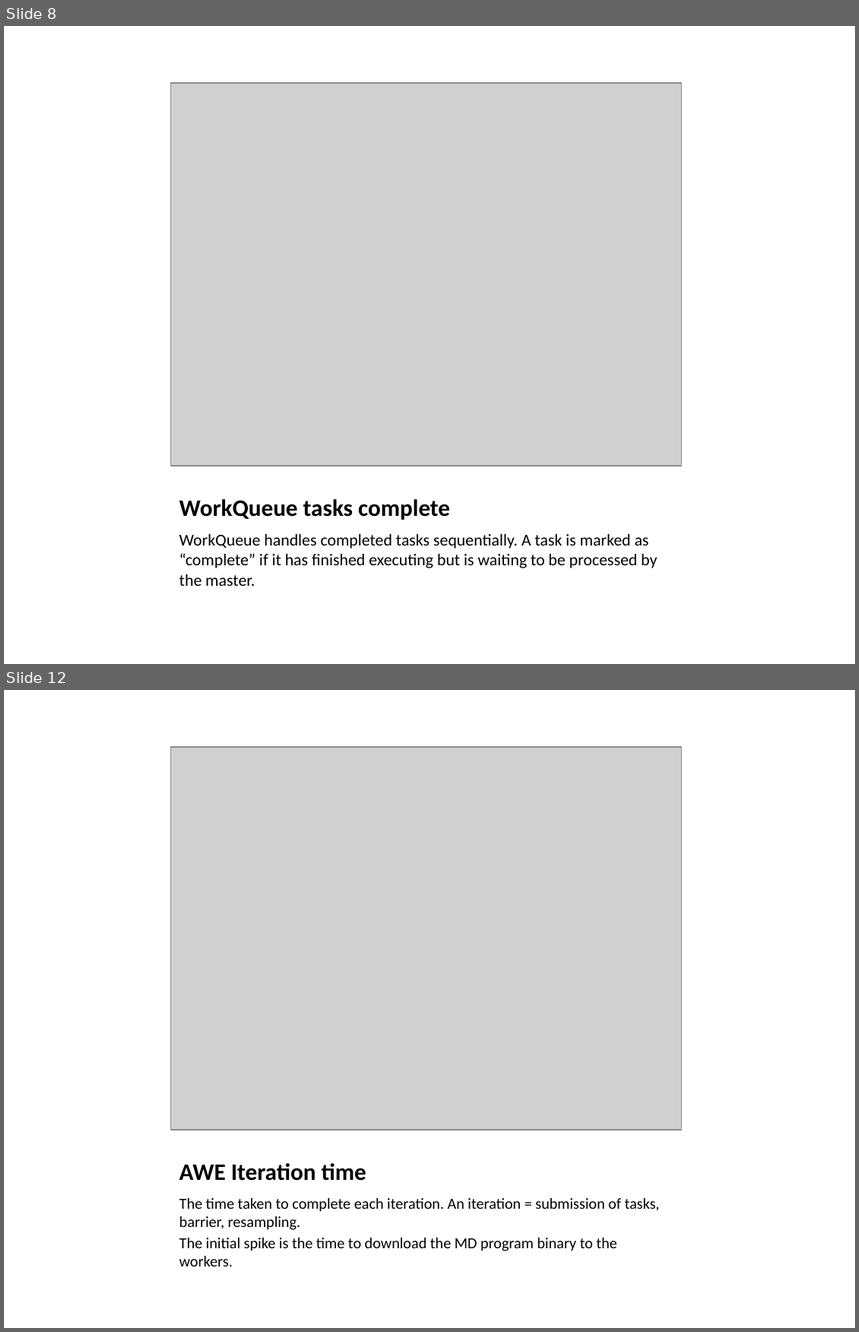
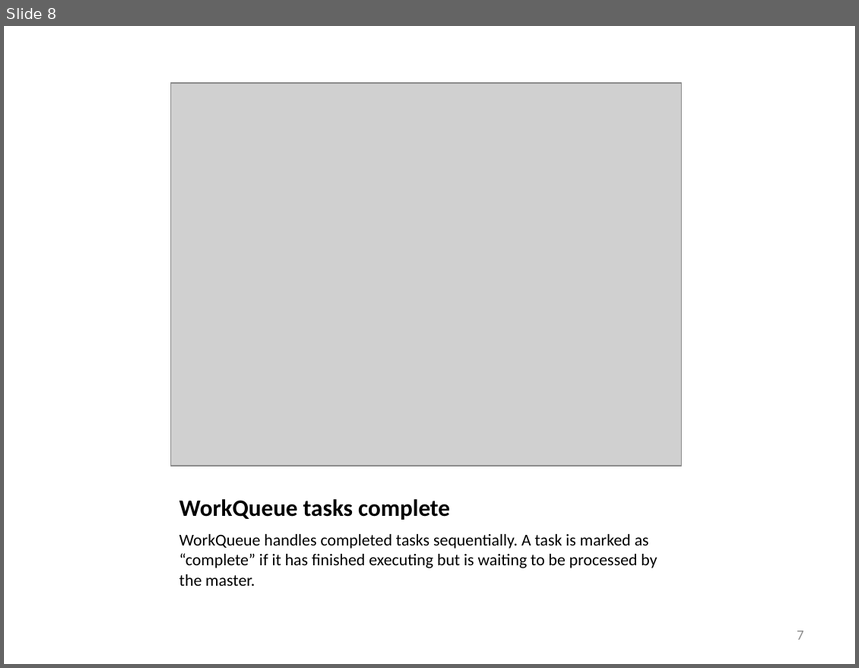
Before and after one commit to cooperative-computing-lab/awe, a slide deck: stats.has-plots/summary.pptx. Shown one above the other, each under a label of ours: slides 8 and 12 before the commit, slide 8 after it; the slides between them are not shown. The pictures are 859x1332 and 859x668 pixels, drawn with LibreOffice and Linux fonts; fonts in the diff are those of the drawing; grey boxes stand for pictures. Boxes give left, top, right and bottom in pixels: in the first picture for what was removed or moved away, otherwise in the second. Text is boxed around its words. In the diff, an @@ line names an element or a change of style, - is before the commit and + after.

```diff
--- a/stats.has-plots/summary.pptx
+++ b/stats.has-plots/summary.pptx
@@ slide 12 removed at bbox=[4, 690, 855, 1328], background #FFFFFF @@
@@ picture removed at bbox=[171, 747, 682, 1130] @@
@@ title removed at bbox=[180, 1163, 367, 1181] @@
-AWE Iteration time
@@ text removed at bbox=[180, 1198, 660, 1267] @@
-The time taken to complete each iteration. An iteration = submission of tasks, barrier, resampling.
-The initial spike is the time to download the MD program binary to the workers.
@@ slide 8 changed as well @@
@@ page number added at bbox=[797, 631, 804, 640], 12 pt, text #8C8C8C @@
+7
```
Also in this commit, not shown: 5 other slides changed, 2 slides added, 6 other slides removed.
